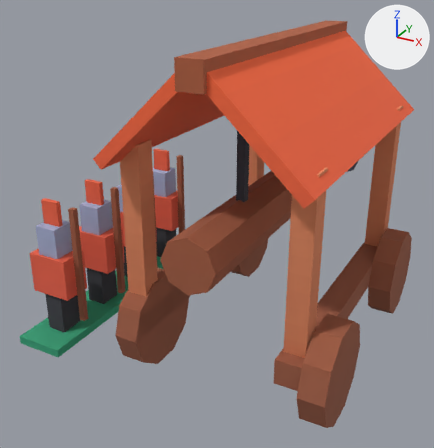
An edit to the glTF model public/assets/toycar/set-siege-ram-lite.glb, drawn before and after from the same camera.
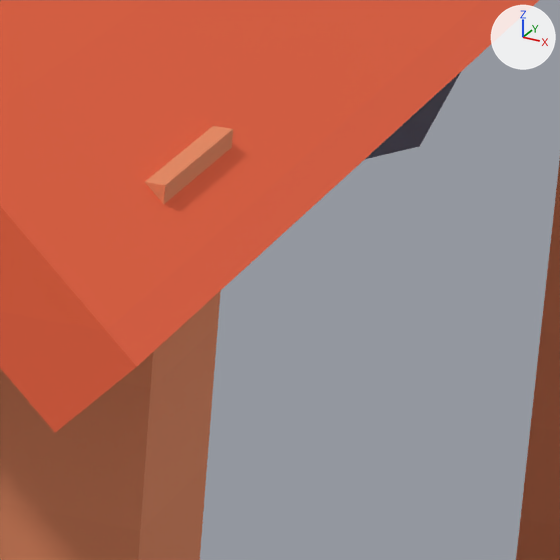
The first picture shows the older version from a camera (50 mm lens) standing at (2.81, -6.59, 4.68) and looking at (-0.87, 0.09, 1.34). The close-ups show the older and then the newer version on the part from 68% to 86% of the width and 34% to 51% of the height of that picture. Only the edits that show in the close-ups are written down. The axes (+X, +Y, +Z) are drawn at upper right. The lights are the same throughout. Where no turn or scale is listed for an object, it has been applied to the vertices.

Script lines for the objects in view, before the commit:
```python
me_anim_sway_a_x_d_10_p_3_4_log = bpy.data.meshes.new('anim_sway:a=x:d=10:p=3.4#log')
me_anim_sway_a_x_d_10_p_3_4_log.from_pydata(...)  # an 8-sided cylinder along y spanning x -0.32..0.32, y -2.1..2.5, z -2.02..-1.38; an 8-sided cut cone along y (radius 0.42 at the low end, 0.3 at the high end) spanning x -0.42..0.42, y 2.5..3.1, z -2.12..-1.28; a box spanning x -0.05..0.05, y 0.85..0.95, z -1.55..0.15; a box spanning x -0.05..0.05, y -0.95..-0.85, z -1.55..0.15
me_anim_sway_a_x_d_10_p_3_4_log.materials.append(mat_colormap)  # picture img_colormap_png
me_cube_005 = bpy.data.meshes.new('Cube.005')
me_cube_005.from_pydata(...)  # a box spanning x -0.5..0.5, y -0.5..0.5, z -0.5..0.5
me_cube_005.materials.append(mat_colormap)  # picture img_colormap_png
me_cube_007 = bpy.data.meshes.new('Cube.007')
me_cube_007.from_pydata(...)  # 8 vertices, 10 faces; spans x -0.6..0.6, y -1.95..1.95, z -0.56..0.56
me_cube_007.materials.append(mat_colormap)  # picture img_colormap_png
ob_anim_sway_a_x_d_10_p_3_4_log = bpy.data.objects.new('anim_sway:a=x:d=10:p=3.4#log', me_anim_sway_a_x_d_10_p_3_4_log)
ob_anim_sway_a_x_d_10_p_3_4_log.location = (0.0, 0.0, 3.6)
ob_cube_005 = bpy.data.objects.new('Cube.005', me_cube_005)
ob_cube_005.location = (1.0, -1.5, 1.9)
ob_cube_005.scale = (0.25, 0.25, 2.0)
ob_cube_007 = bpy.data.objects.new('Cube.007', me_cube_007)
ob_cube_007.location = (0.62, 0.0, 3.25)
# also in view: 'Cube.004' at (1.0, 1.5, 1.9)
```
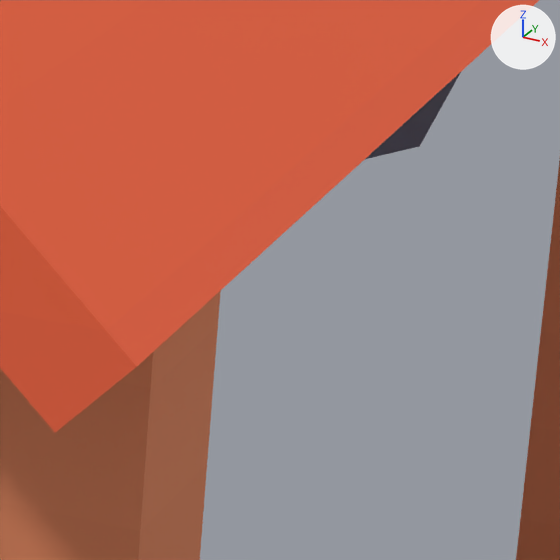
What differs and where, as boxes [x1, y1, x2, y2] in the close-ups (560 x 560 px):
```json
{"object": "Cube.005", "change": "moved, rescaled", "before": [0, 126, 233, 560], "after": [0, 291, 221, 560]}
```

Edits to the scene script, one JSON object a line:
```json
{"op": "set", "path": "ob_cube_005.location", "old": "(1.0, -1.5, 1.9)", "new": "(1.0, -1.5, 1.86)"}
{"op": "set", "path": "ob_cube_005.scale", "old": "(0.25, 0.25, 2.0)", "new": "(0.25, 0.25, 1.92)"}
```
